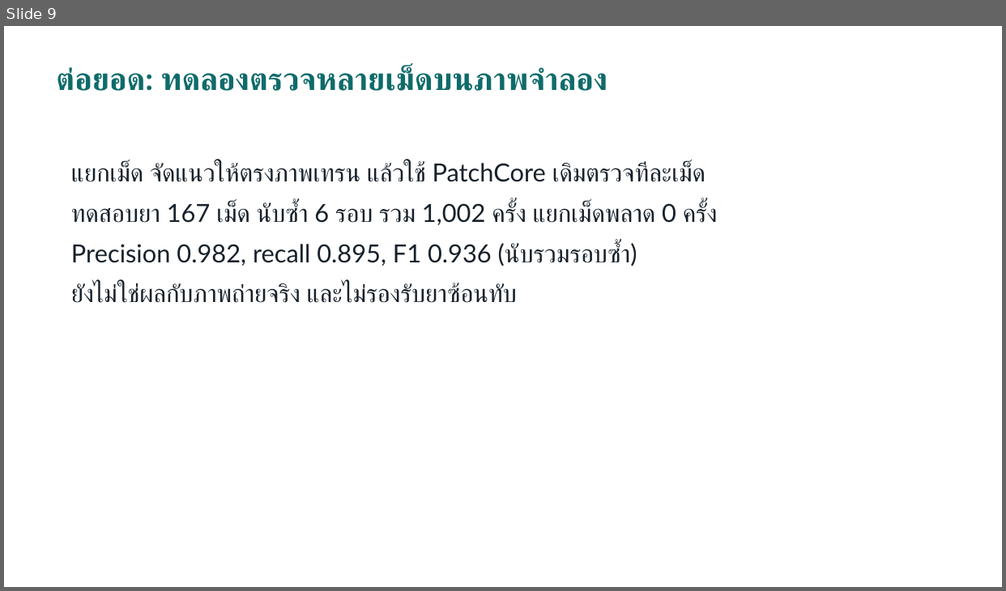
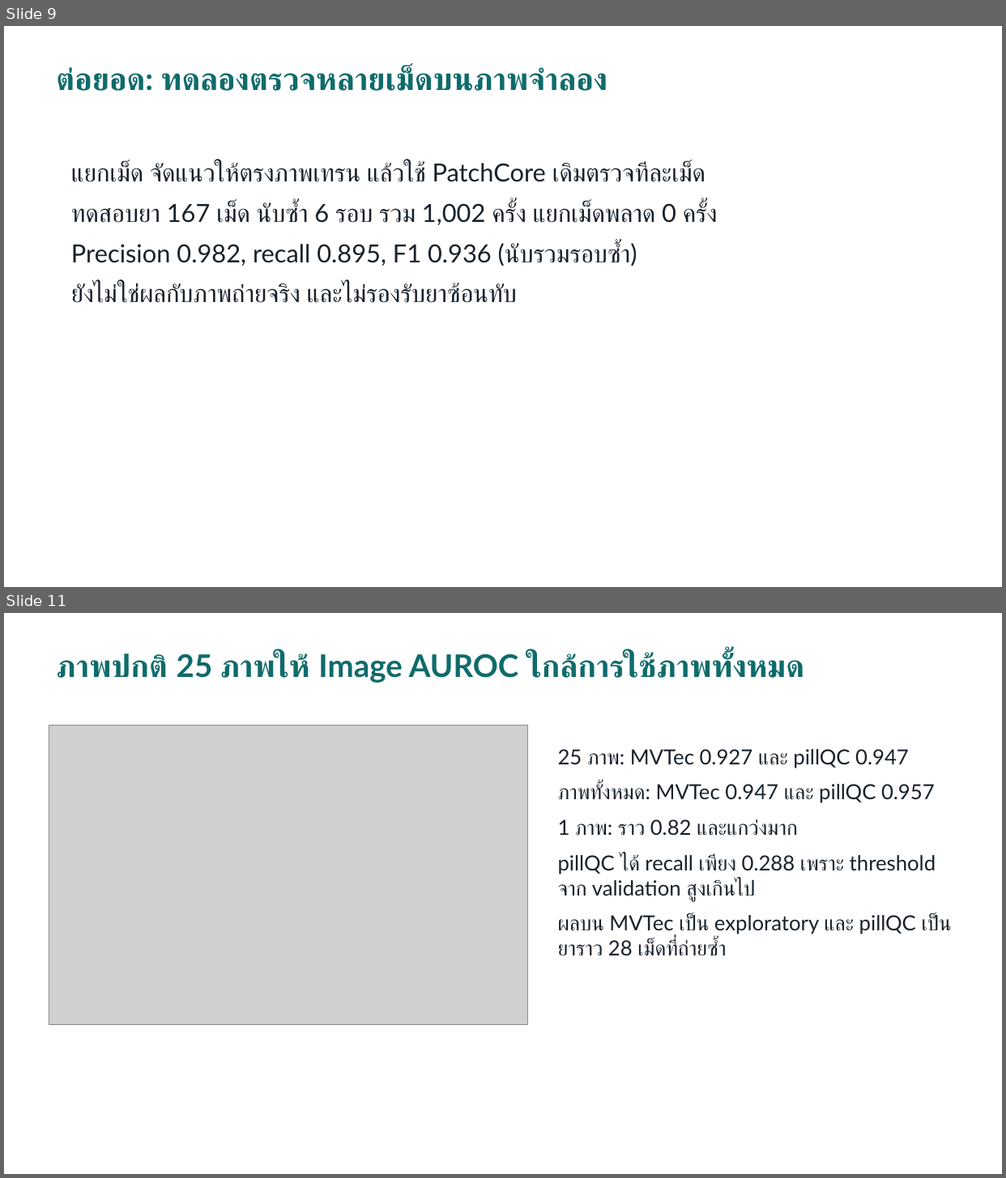
Before and after one commit to BoonyasakR/project-ai-pill, a slide deck: docs/AI_Pill_Anomaly_Detection_Slides.pptx. Shown one above the other, each under a label of ours: slide 9 before the commit, slides 9 and 11 after it; the slides between them are not shown. The pictures are 1006x591 and 1006x1178 pixels, drawn with LibreOffice and Linux fonts; fonts in the diff are those of the drawing; grey boxes stand for pictures. Boxes give left, top, right and bottom in pixels: in the first picture for what was removed or moved away, otherwise in the second. Text is boxed around its words. In the diff, an @@ line names an element or a change of style, - is before the commit and + after.

```diff
--- a/docs/AI_Pill_Anomaly_Detection_Slides.pptx
+++ b/docs/AI_Pill_Anomaly_Detection_Slides.pptx
@@ slide 11 added at (x1=4, y1=613, x2=1002, y2=1174), background #FFFFFF @@
@@ text added at (x1=56, y1=653, x2=804, y2=683), 30 pt, text #0F6B6B, bold @@
+ภาพปกติ 25 ภาพให้ Image AUROC ใกล้การใช้ภาพทั้งหมด
@@ picture added at (x1=49, y1=726, x2=528, y2=1024) @@
@@ text added at (x1=558, y1=749, x2=952, y2=956), 20 pt, text #17212B @@
+25 ภาพ: MVTec 0.927 และ pillQC 0.947
+ภาพทั้งหมด: MVTec 0.947 และ pillQC 0.957
+1 ภาพ: ราว 0.82 และแกว่งมาก
+pillQC ได้ recall เพียง 0.288 เพราะ threshold จาก validation สูงเกินไป
+ผลบน MVTec เป็น exploratory และ pillQC เป็นยาราว 28 เม็ดที่ถ่ายซ้ำ
```
Also in this commit, not shown: 1 slide changed, 1 other slide added, 15 other files.
